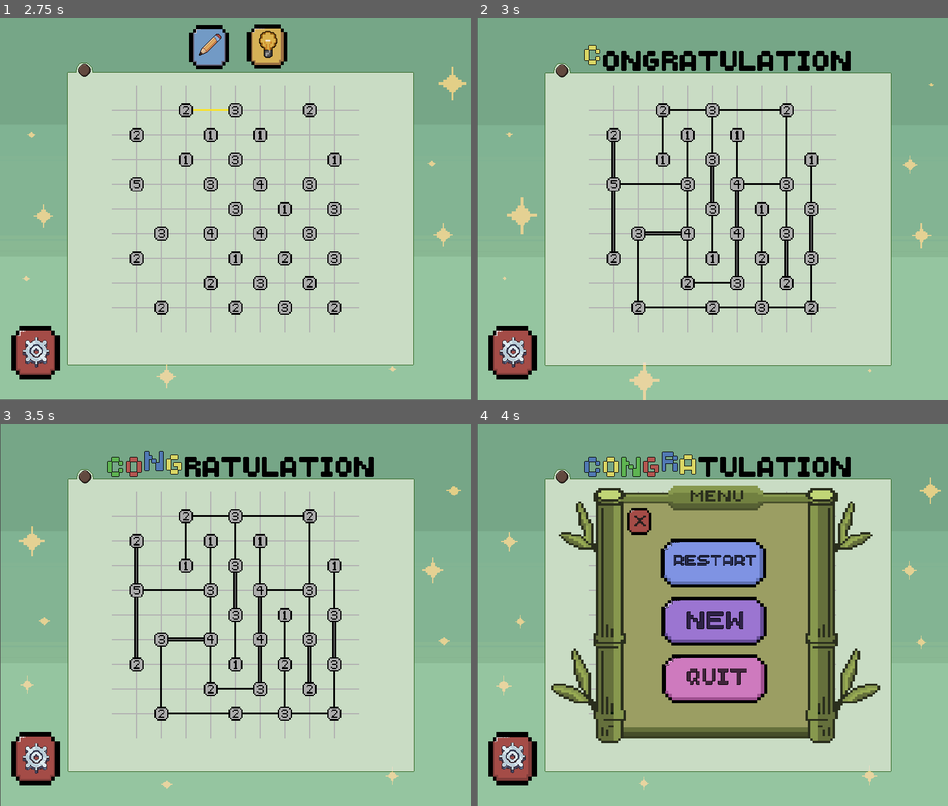
Above: before the commit, frames 1-4 (two rows, left to right).
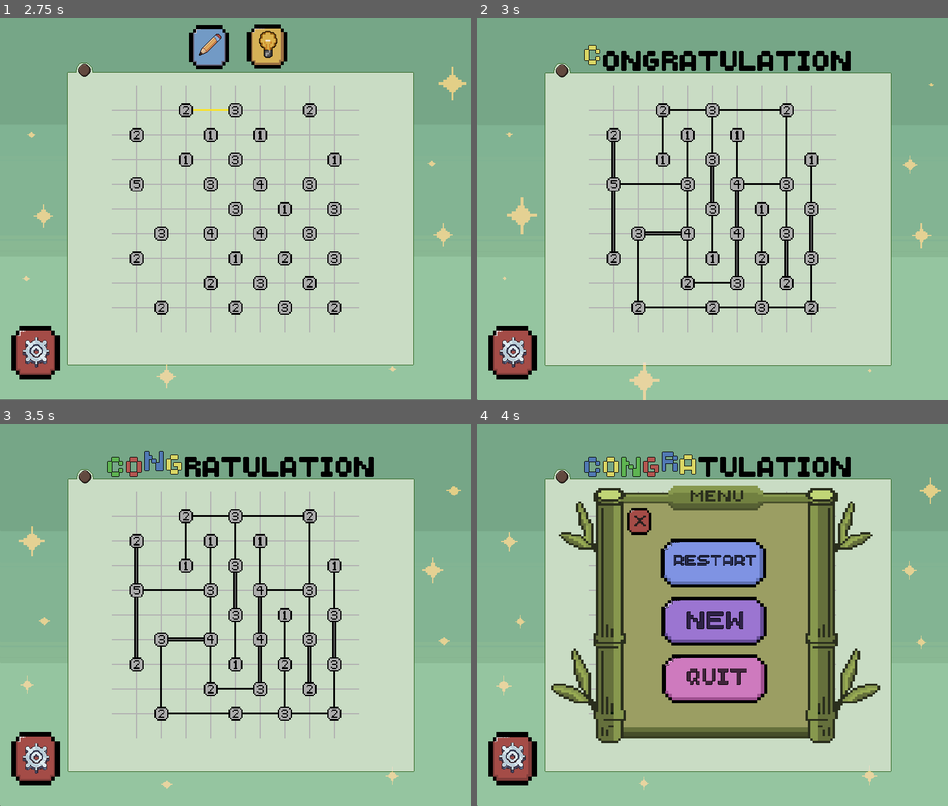
Above: after the commit, the same moments.

Repository: PooOrmond/hashiwokakero-game
Game: Godot game, scene res://scenes/main_menu.tscn
Same seed, same stepped clock (60 frames per second), same inputs: the game is played once before the commit and once after it.
Inputs (mouse positions are in pixels of both pictures, inside the frame that each line leads up to):
- Up to frame 1 (2.75 s): click (235, 243) at 0.5 s; click (235, 228) at 1.25 s; click (268, 48) at 2 s
- Up to frame 2 (3 s): click (684, 48) at 2.75 s
- Up to frame 3 (3.5 s): no input
- Up to frame 4 (4 s): click (514, 760) at 3.5 s

Frame 1 is identical in both runs. In frame 2, 0.1% of the frame differs, in the area x 0-1%, y 0-100%; in frame 3, 0.1%; in frame 4, 0.1%.

Commit message:
Revert "init"
This reverts commit 5131d20f2b98f7e3bbcec08c3dd06170037b7907.

Diff:
--- a/scenes/grids/13x_13.tscn
+++ b/scenes/grids/13x_13.tscn
@@ -149,15 +149,13 @@
 [node name="13x13" type="Node2D"]
 script = ExtResource("1_uykxq")
 
-[node name="background" type="Node" parent="."]
-
-[node name="normal_bg" type="AnimatedSprite2D" parent="background"]
+[node name="background" type="AnimatedSprite2D" parent="."]
 z_index = -100
 position = Vector2(400, 325)
 sprite_frames = SubResource("SpriteFrames_0f8bs")
 autoplay = "default"
 
-[node name="congrats_bg" type="AnimatedSprite2D" parent="background"]
+[node name="congrats_bg" type="AnimatedSprite2D" parent="."]
 visible = false
 z_index = -1
 position = Vector2(401, 325)
--- a/scenes/grids/9x_9.tscn
+++ b/scenes/grids/9x_9.tscn
@@ -149,15 +149,13 @@
 [node name="9x9" type="Node2D"]
 script = ExtResource("1_a7600")
 
-[node name="background" type="Node" parent="."]
-
-[node name="normal_bg" type="AnimatedSprite2D" parent="background"]
+[node name="background" type="AnimatedSprite2D" parent="."]
 z_index = -100
 position = Vector2(400, 324)
 sprite_frames = SubResource("SpriteFrames_wbdsf")
 autoplay = "default"
 
-[node name="congrats_bg" type="AnimatedSprite2D" parent="background"]
+[node name="congrats_bg" type="AnimatedSprite2D" parent="."]
 visible = false
 z_index = -1
 position = Vector2(401, 325)
--- a/scripts/13x_13.gd
+++ b/scripts/13x_13.gd
@@ -6,8 +6,8 @@
 @export var puzzle_folder: String = "13x13"
 
 # Background
-@onready var congrats_bg: AnimatedSprite2D = $background/congrats_bg
-@onready var normal_bg: AnimatedSprite2D = $background/normal_bg
+@onready var congrats_bg: AnimatedSprite2D = $congrats_bg
+@onready var normal_bg: AnimatedSprite2D = $normal_bg
 
 # Audio
 @onready var click: AudioStreamPlayer2D = $click
--- a/scripts/9x_9.gd
+++ b/scripts/9x_9.gd
@@ -6,8 +6,8 @@
 @export var puzzle_folder: String = "9x9"
 
 # Background
-@onready var congrats_bg: AnimatedSprite2D = $background/congrats_bg
-@onready var normal_bg: AnimatedSprite2D = $background/normal_bg
+@onready var congrats_bg: AnimatedSprite2D = $congrats_bg
+@onready var normal_bg: AnimatedSprite2D = $normal_bg
 
 # Audio
 @onready var click: AudioStreamPlayer2D = $click
